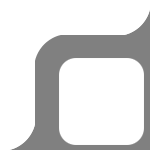
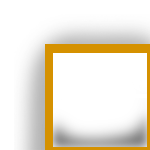
Layer changes from the first 150x150 image to the second:
painted on "Layer 1" over [10,10,150,150]
added layer "Layer 4" (60%) above "button" over [41,41,150,150]
added layer "Layer 3 copy" (37%) above "Layer 3" over [14,14,150,150]
